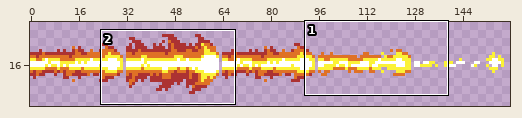
Two states of a sprite sheet, res/sprites/explosion_end.png. Above: a wide view before the commit, with the close-up outlined.
Close-up. First the earlier version:
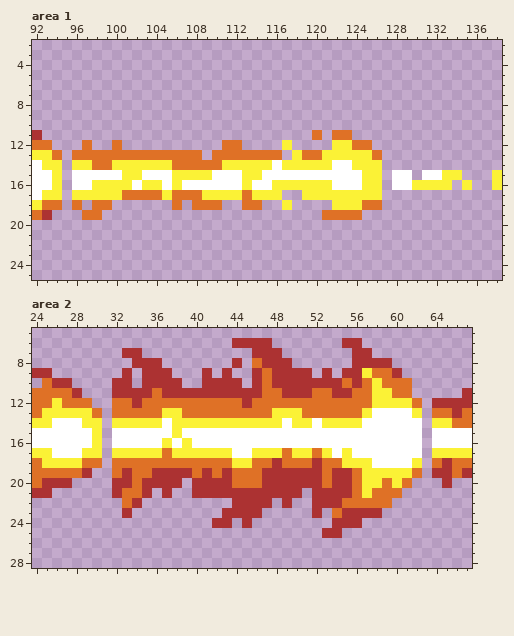
The file is 192x32 pixels. Shown: area 1: x 92..138, y 2..25; area 2: x 24..67, y 5..28. The old version is drawn lined up with the new one, on the new canvas. The wide view leaves out empty margins.
The same view after the edit:
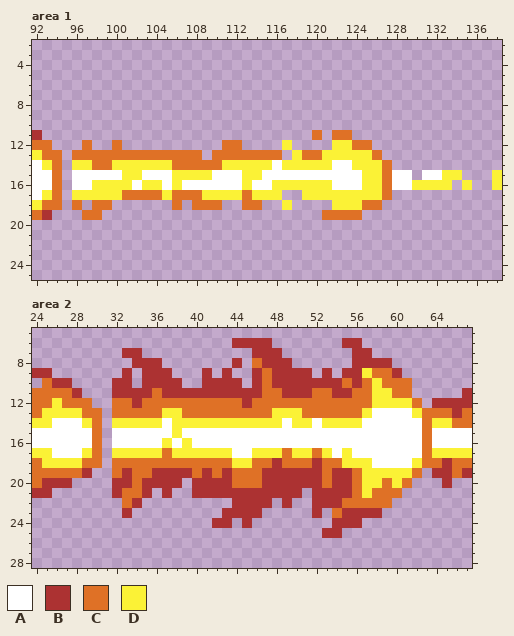
Palette (. is transparent): A #ffffff  B #ac3232  C #df7126  D #fbf236
Edits made:
canvas 192x32 -> 160x32 (the part of the old canvas that was cut away was empty and is not shown)
Area 1:
Colour C now appears in rows 14 to 17 at x 127.
The author changed colour D to colour C in row 13 at x 93; in rows 14 to 17 at x 94.
Area 2:
Colour C now appears in rows 13 to 18 at x 63.
The author changed colour D to colour C in row 13 at x 29; in rows 14 to 17 at x 30.
Changed places in both close-ups, as pixel boxes (x1, y1, x2, y2):
changed: (42, 150, 62, 200)
added: (382, 160, 392, 200)
changed: (82, 408, 102, 458)
added: (422, 408, 432, 468)
